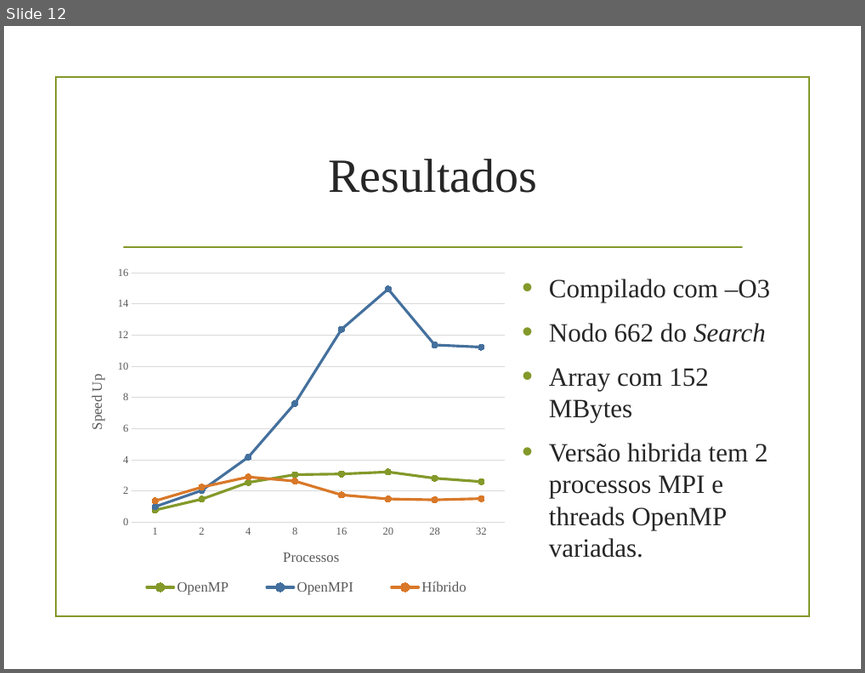
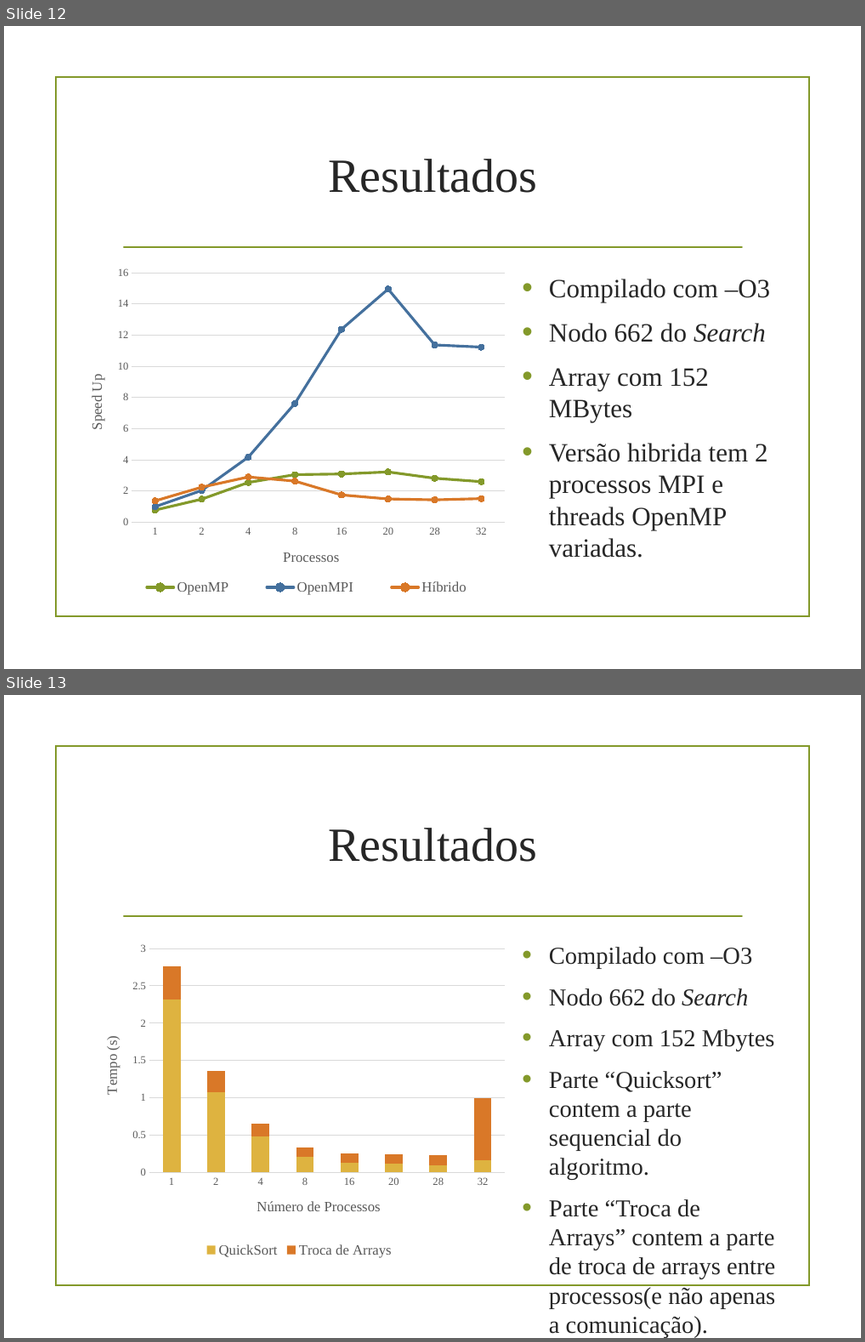
Before and after one commit to NunoOliv/PCP-Trabalho2_3, a slide deck: Apresentação.pptx. Shown one above the other, each under a label of ours: slide 12 before the commit, slides 12 and 13 after it. The pictures are 865x673 and 865x1342 pixels, drawn with LibreOffice and Linux fonts; fonts in the diff are those of the drawing; background and template pictures are left out. Boxes give left, top, right and bottom in pixels: in the first picture for what was removed or moved away, otherwise in the second. Text is boxed around its words. In the diff, an @@ line names an element or a change of style, - is before the commit and + after.

Commit message:
Comunicação

```diff
--- a/Apresentação.pptx
+++ b/Apresentação.pptx
@@ slide 13 added at [4, 695, 861, 1338], background picture (left out); not listed: 2 template elements that a slide beside it also shows @@
@@ title added at [329, 828, 537, 862], 40 pt, text #262626 @@
+Resultados
@@ column stacked chart added at [86, 936, 514, 1260] @@
+categories: 1, 2, 4, 8, 16, 20, 28, 32
+QuickSort: 2.32, 1.07, 0.49, 0.21, 0.12, 0.11, 0.09, 0.16
+Troca de Arrays: 0.44, 0.29, 0.17, 0.13, 0.13, 0.13, 0.14, 0.83
@@ text added at [549, 947, 776, 1338], 20.4 pt, text #262626 @@
+• Compilado com –O3
+• Nodo 662 do Search
+• Array com 152 Mbytes
+• Parte “Quicksort” contem a parte sequencial do algoritmo.
+• Parte “Troca de Arrays” contem a parte de troca de arrays entre processos(e não apenas a comunicação).
```
